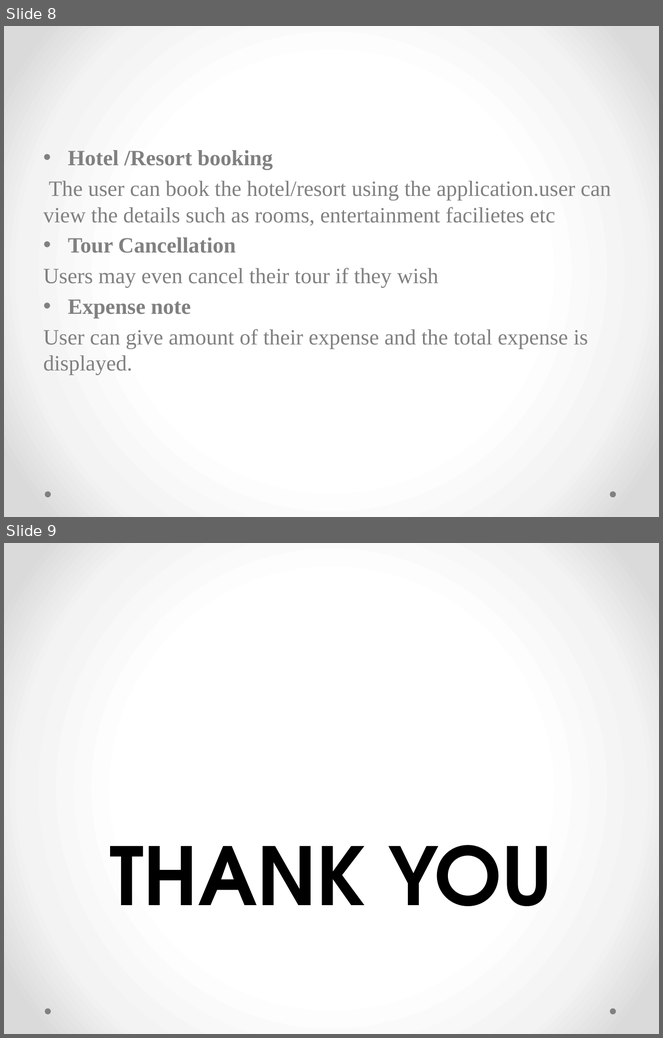
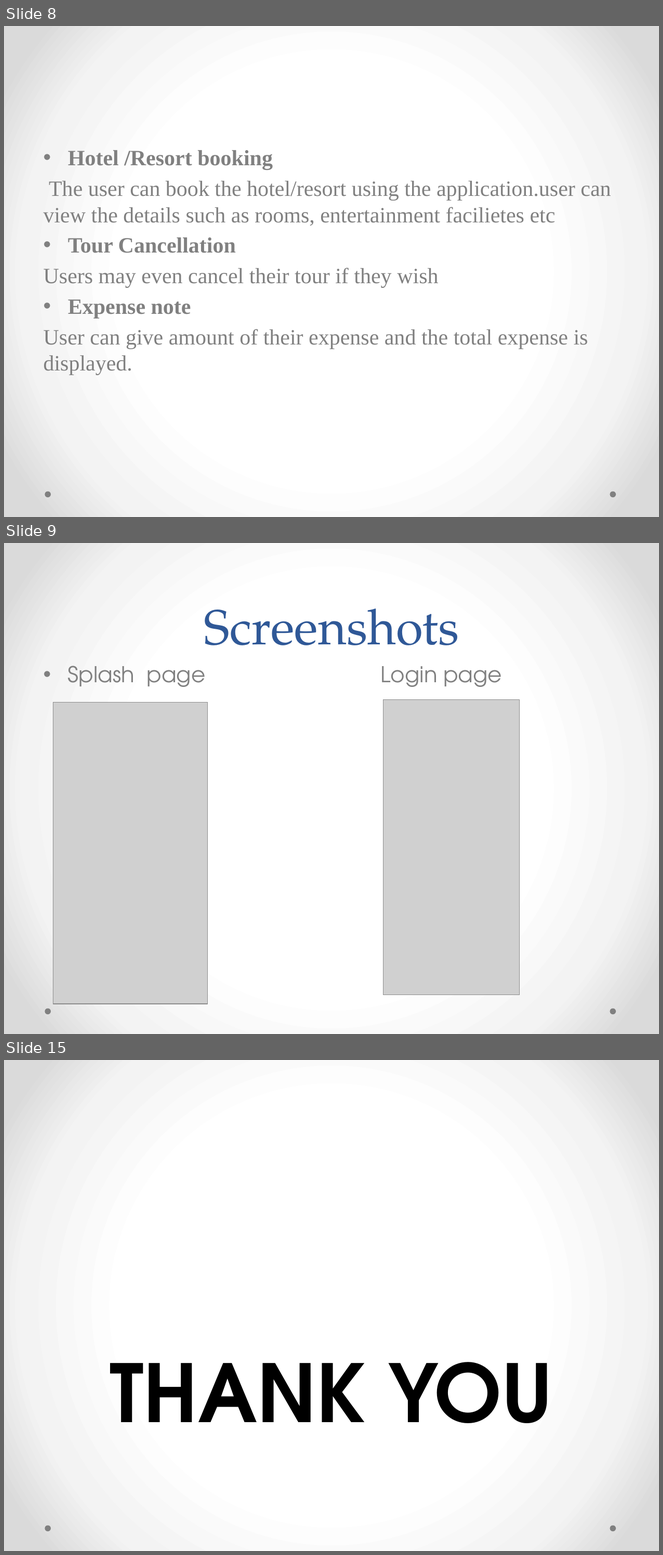
Before and after one commit to Devikapnair/main-project, a slide deck: TRAVEL MATE.pptx. Shown one above the other, each under a label of ours: slides 8 and 9 before the commit, slides 8, 9 and 15 after it; the slides between them are not shown. The pictures are 663x1038 and 663x1555 pixels, drawn with LibreOffice and Linux fonts; fonts in the diff are those of the drawing; grey boxes stand for pictures. Boxes give left, top, right and bottom in pixels: in the first picture for what was removed or moved away, otherwise in the second. Text is boxed around its words. In the diff, an @@ line names an element or a change of style, - is before the commit and + after.

```diff
--- a/TRAVEL MATE.pptx
+++ b/TRAVEL MATE.pptx
@@ slide 9 added at (4,543,659,1034), background gradient #FFFFFF to #F4F4F4 to #DADADA; not listed: 2 template elements that a slide beside it also shows @@
@@ title added at (204,609,460,645), 54 pt, text #2F5897 @@
+Screenshots
@@ text added at (68,666,502,687), 24 pt, text #808080 @@
+• Splash page Login page
@@ picture added at (53,702,208,1004) @@
@@ picture added at (384,700,520,996) @@
@@ what was slide 9 is now slide 15 @@
```
Also in this commit, not shown: 3 slides changed, 5 other slides added.
